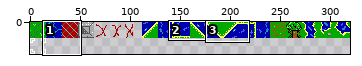
A sprite sheet gets an edit: assets/bg_16x16.png. The picture above shows the old version from afar; the outline marks the close-up.
Close-up. Before the commit:
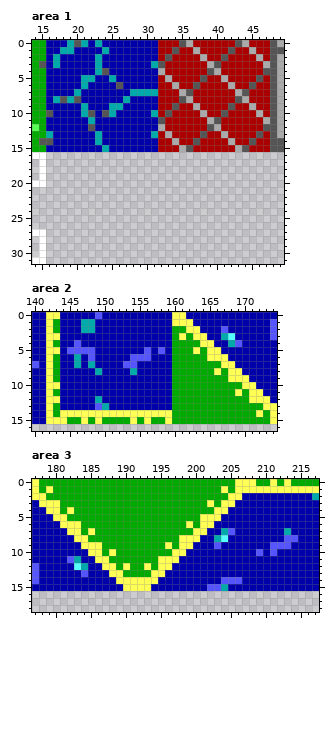
The file is 320x32 pixels. Shown: area 1: x 14..49, y 0..31; area 2: x 140..174, y 0..16; area 3: x 177..217, y 0..18. The commit also changed other parts of the picture, which this record leaves out.
Once edited:
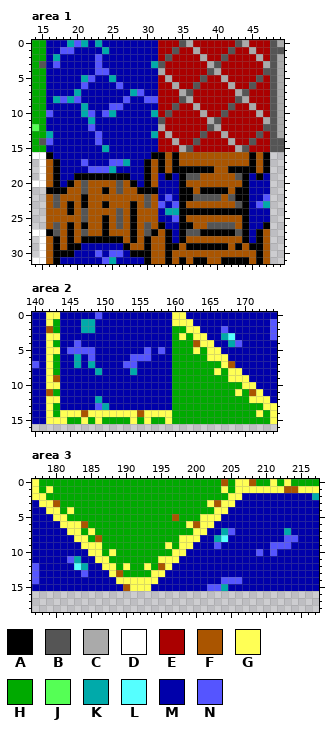
Palette (. is transparent): A #000000  B #555555  C #aaaaaa  D #ffffff  E #aa0000  F #aa5500  G #ffff55  H #00aa00  J #55ff55  K #00aaaa  L #55ffff  M #0000aa  N #5555ff
Edits made:
Changed rows in their new state; - is an unchanged pixel.
Area 1:
first column x 16:
 0 ----N---------------------------
 1 --NN----------------------------
 2 -------N------------------------
 3 -N-----N------------------------
 4 -------NN-----------------------
 5 ------N-------------------------
 6 -----N----N---------------------
 7 -------------NMM----------------
 8 --N-N------N--NN----------------
 9 ---------NN---------------------
10 N-----N-N-----------------------
12 ------N-------------------------
13 -------N------------------------
14 N------N------------------------
16 AMMMMMMMMMMMMMMAAFAFFFFFFFFFFAFA
17 FAMMMNMMMNNKMMAFAFAFFFFFFFFFFAFA
18 FAMMMMNNNKMMMMAFAFAAAAAAFFAAAAFA
19 FAMMAAAAAAAAMMAFMAMABBFFFFFBAMAM
20 FAMAFBFFFFBFAMAFMMMAFFFFFFFFAMMM
21 AAAFFBFFAFBFFAAAMMMAAFAAAAFAAMMM
22 FBFFFAFFFFFFFFBFMNMAABBBBFBAAMMN
23 FBFAFAFFAFFFAFBFNMNAFFFFFFFBAMNK
24 FFFAFBFFFFBFAFFFMKKAAAAAAAAAAMMM
25 FFFFFBFFAFBFAFFFMMNAFFFFFFFFAMMM
26 FBFAFAFFAFBFAFBFAMMAAFFBBBBFAMMA
27 ABFAFBFFAFFFAFBAFAMABBAAAAABAMAF
28 FAFAFAAAAAAFAFAFFAMAFFFFFFFFAMAF
29 FAFAAMMMMMMAFFAFFAAFAAAAAAFAFAAF
30 FAAAMMMNMNNMAAAFFAFFFFFFFFFFFFAF
31 FAMMMMMMNKMMMMAFFAFAFAAFFAAAAFAF
Area 2:
first column x 142:
 2 F-----------------------------
 4 ---------------------F--------
 7 --------------------------F---
 9 -F----------------------------
11 F----------------------------F
14 -----F-------F----------------
Area 3:
first column x 180:
 0 ------------------------F---F------
 1 ---------------------------------FF
 3 F----------------------F-----------
 5 -----------------F-----------------
 6 ----F---------------F--------------
 8 ------F----------------------------
first column x 189:
12 ------F
13 F------
15 -F-----
